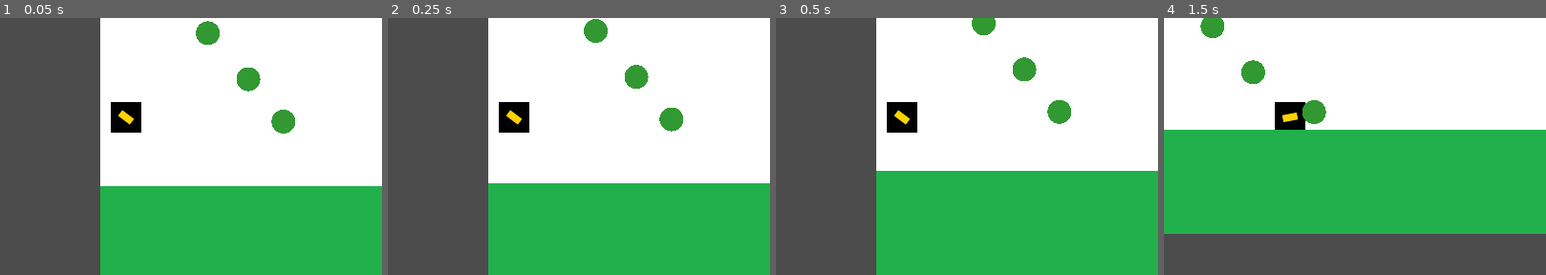
Above: before the commit, frames 1-4 (left to right).
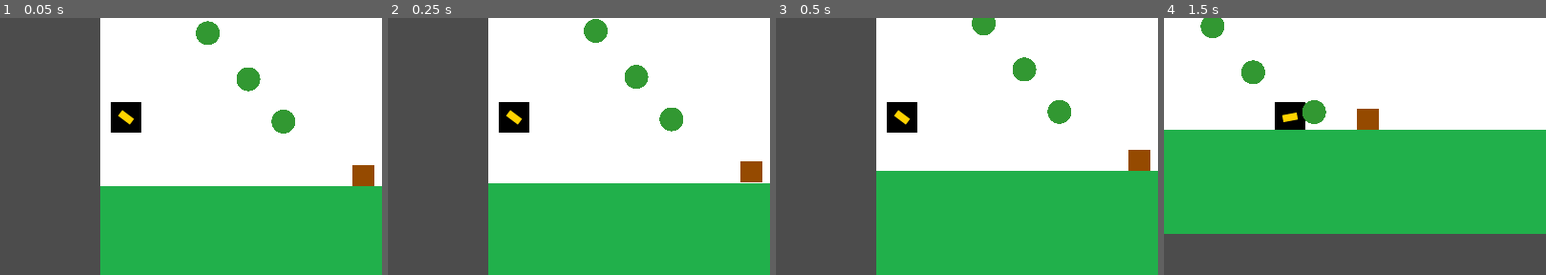
Above: after the commit, the same moments.

Repository: Fergithub10/VideoJuegos
Game: Godot game, scene res://Main.tscn
Same seed, same stepped clock (60 frames per second), same inputs: the game is played once before the commit and once after it.
Inputs (mouse positions are % of the whole screen's width and height, from its top left):
- Up to frame 1 (0.05 s): no input
- Up to frame 2 (0.25 s): no input
- Up to frame 3 (0.5 s): no input
- Up to frame 4 (1.5 s): move the mouse to (72, 39) at 0.52 s; hold D (move_right) from 0.53 s (still down); click (72, 39) at 0.6 s; tap Up (jump) at 0.77 s; move the mouse to (30, 50) at 1.27 s; click (30, 50) at 1.35 s
The pictures show only the part of the screen within x 34-84%, y 25-75%; the shares and areas given below are measured in that part.

The runs differ from the first frame. In frame 1, 0.5% of the frame differs, in the area x 92-98%, y 57-66%; in frame 2, 0.5%; in frame 3, 0.5%; in frame 4, 0.5%.

Commit message:
Actualizo el Desafío 3

Diff:
--- a/Desafío 3 v1/Main.tscn
+++ b/Desafío 3 v1/Main.tscn
@@ -7,6 +7,8 @@
 [ext_resource path="res://entities/enviroment/Floor.tscn" type="PackedScene" id=5]
 [ext_resource path="res://entities/enviroment/Sphere.tscn" type="PackedScene" id=6]
 [ext_resource path="res://entities/enviroment/Background.gd" type="Script" id=7]
+[ext_resource path="res://entities/enviroment/Block.tscn" type="PackedScene" id=8]
+[ext_resource path="res://entities/enviroment/Stairs.tscn" type="PackedScene" id=9]
 
 [node name="Main" type="Node"]
 script = ExtResource( 3 )
@@ -42,3 +44,9 @@
 
 [node name="Sphere3" parent="." instance=ExtResource( 6 )]
 position = Vector2( 224.445, 170.298 )
+
+[node name="Block" parent="." instance=ExtResource( 8 )]
+position = Vector2( 549.954, 468.529 )
+
+[node name="Stairs" parent="." instance=ExtResource( 9 )]
+position = Vector2( 11.2246, -105.511 )
--- /dev/null
+++ b/Desafío 3 v1/entities/enviroment/Block.tscn
@@ -0,0 +1,15 @@
+[gd_scene load_steps=3 format=2]
+
+[ext_resource path="res://assets/textures/brown_square.png" type="Texture" id=1]
+
+[sub_resource type="RectangleShape2D" id=1]
+extents = Vector2( 22.5173, 22.568 )
+
+[node name="Block" type="StaticBody2D"]
+
+[node name="Sprite" type="Sprite" parent="."]
+scale = Vector2( 0.2, 0.2 )
+texture = ExtResource( 1 )
+
+[node name="CollisionShape2D" type="CollisionShape2D" parent="."]
+shape = SubResource( 1 )
--- /dev/null
+++ b/Desafío 3 v1/entities/enviroment/Stairs.tscn
@@ -0,0 +1,41 @@
+[gd_scene load_steps=4 format=2]
+
+[ext_resource path="res://assets/textures/gray_square.png" type="Texture" id=1]
+
+[sub_resource type="RectangleShape2D" id=2]
+extents = Vector2( 60.9999, 53 )
+
+[sub_resource type="RectangleShape2D" id=1]
+extents = Vector2( 61, 53 )
+
+[node name="Stairs" type="StaticBody2D"]
+
+[node name="Step1" type="Sprite" parent="."]
+position = Vector2( 1376.23, 549.318 )
+scale = Vector2( 0.317715, 0.266821 )
+texture = ExtResource( 1 )
+
+[node name="Step2" type="Sprite" parent="."]
+position = Vector2( 1632, 512 )
+scale = Vector2( 0.327911, 0.268966 )
+texture = ExtResource( 1 )
+
+[node name="Step3" type="Sprite" parent="."]
+position = Vector2( 1504, 528 )
+scale = Vector2( 0.303722, 0.264274 )
+texture = ExtResource( 1 )
+
+[node name="Collision1" type="CollisionShape2D" parent="."]
+position = Vector2( 1376, 552 )
+scale = Vector2( 0.5, 0.5 )
+shape = SubResource( 2 )
+
+[node name="Collision2" type="CollisionShape2D" parent="."]
+position = Vector2( 1504, 528 )
+scale = Vector2( 0.5, 0.5 )
+shape = SubResource( 1 )
+
+[node name="Collision3" type="CollisionShape2D" parent="."]
+position = Vector2( 1632, 512 )
+scale = Vector2( 0.5, 0.5 )
+shape = SubResource( 2 )
--- a/Desafío 3 v1/entities/player/Player.gd
+++ b/Desafío 3 v1/entities/player/Player.gd
@@ -16,7 +16,6 @@
 	self.projectile_container = projectile_container
 	cannon.projectile_container = projectile_container
 
-#func _physics_process(delta):
 func get_input():
 
 	# Cannon rotation
Not shown: 1 places in Desafío 3 v1/Main.tscn that only renumber resources
